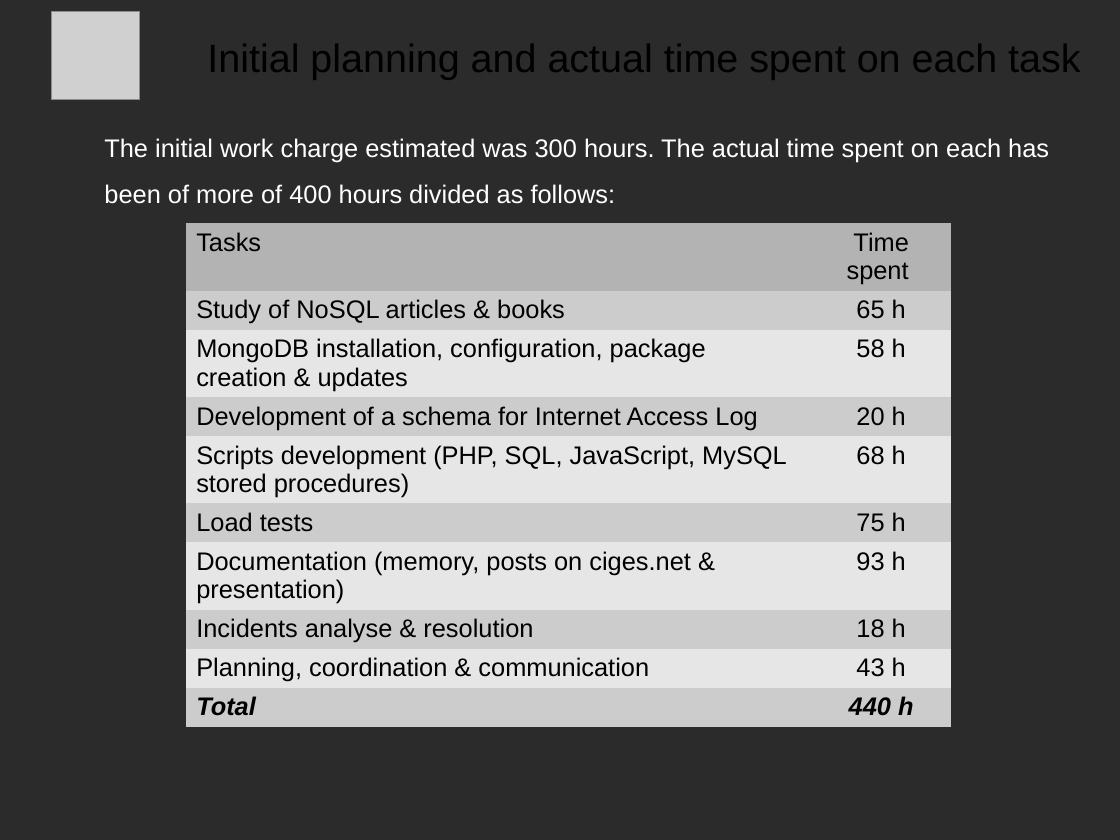
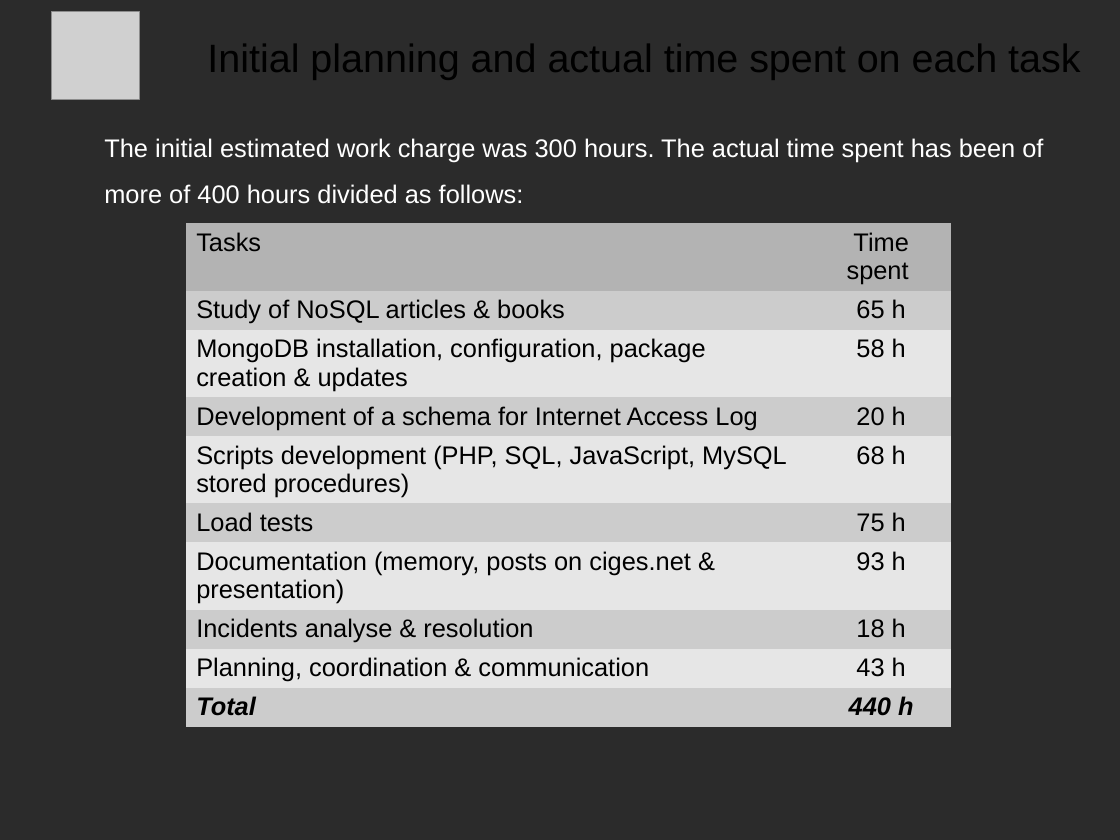
Before and after one commit to Ciges/internet_access_control_demo, a slide deck: slide 29 of NoSQL_Project_MSWL_Presentation.odp. Drawn at 1120x840 pixels with LibreOffice and Linux fonts; fonts in the diff are those of the drawing; grey boxes stand for pictures; background and template pictures are left out; a plain dark background stands for a picture behind light text. Boxes give left, top, right and bottom in pixels: in the first picture for what was removed or moved away, otherwise in the second. Text is boxed around its words. In the diff, an @@ line names an element or a change of style, - is before the commit and + after.

```diff
--- a/NoSQL_Project_MSWL_Presentation.odp
+++ b/NoSQL_Project_MSWL_Presentation.odp
@@ text at [104, 138, 1043, 204]: text changed @@
-The initial work charge estimated was 300 hours. The actual time spent on each has been of more of 400 hours divided as follows:
+The initial estimated work charge was 300 hours. The actual time spent has been of more of 400 hours divided as follows:
```
Also in this commit, not shown: 20 other slides changed, 1 other file.
